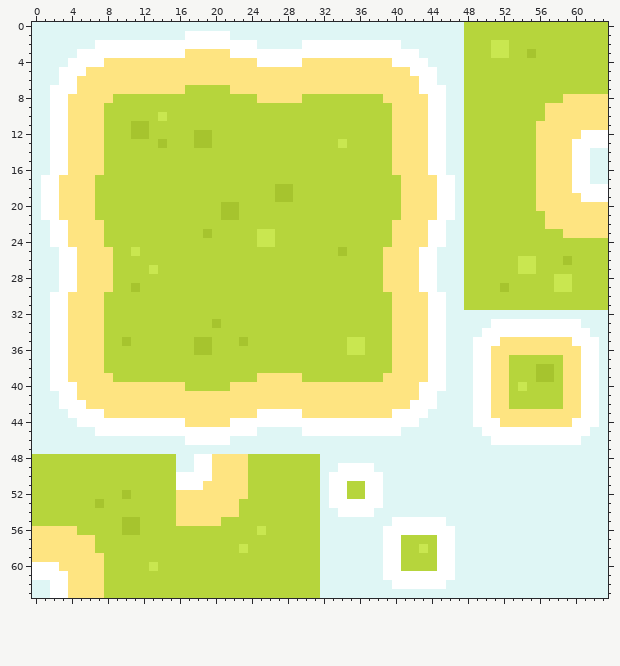
One commit to this pixel-art file: Wfc Cpp/Wfc Cpp/Assets/Images/tilemap.ase. Above: the version before the commit.
64x64 pixels, 1 frame.
After the commit:
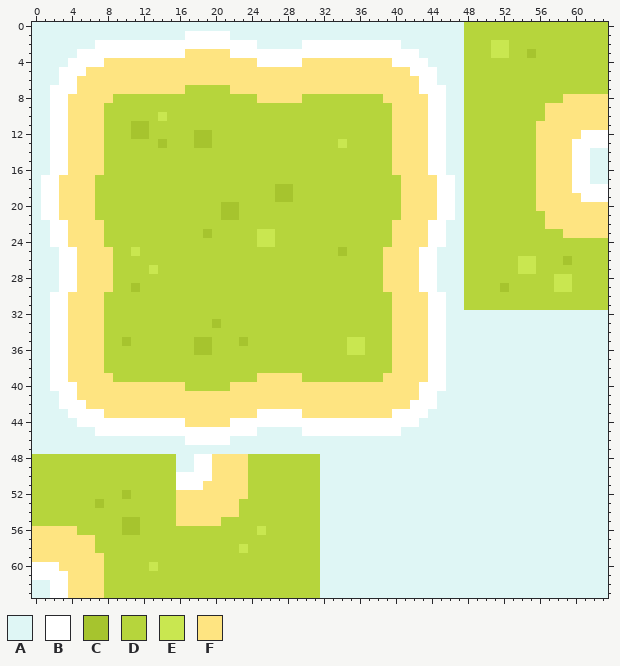
Palette (. is transparent): A #dff6f5  B #ffffff  C #a6c42e  D #b6d53c  E #c9e750  F #fee481
Difference:
y 33: x 51..60 BBBBBBBBBB -> AAAAAAAAAA
y 34: x 50..61 BBBBBBBBBBBB -> AAAAAAAAAAAA
y 35: x 49..62 BBBFFFFFFFFBBB -> AAAAAAAAAAAAAA
y 36: x 49..62 BBFFFFFFFFFFBB -> AAAAAAAAAAAAAA
y 37: x 49..62 BBFFDDDDDDFFBB -> AAAAAAAAAAAAAA
y 38..39: x 49..62 BBFFDDDCCDFFBB -> AAAAAAAAAAAAAA
y 40: x 49..62 BBFFDEDDDDFFBB -> AAAAAAAAAAAAAA
y 41..42: x 49..62 BBFFDDDDDDFFBB -> AAAAAAAAAAAAAA
y 43: x 49..62 BBFFFFFFFFFFBB -> AAAAAAAAAAAAAA
y 44: x 49..62 BBBFFFFFFFFBBB -> AAAAAAAAAAAAAA
y 45: x 50..61 BBBBBBBBBBBB -> AAAAAAAAAAAA
y 46: x 51..60 BBBBBBBBBB -> AAAAAAAAAA
y 49: x 34..37 BBBB -> AAAA
y 50: x 33..38 BBBBBB -> AAAAAA
y 51..52: x 33..38 BBDDBB -> AAAAAA
y 53: x 33..38 BBBBBB -> AAAAAA
y 54: x 34..37 BBBB -> AAAA
y 55: x 40..45 BBBBBB -> AAAAAA
y 56: x 39..46 BBBBBBBB -> AAAAAAAA
y 57: x 39..46 BBDDDDBB -> AAAAAAAA
y 58: x 39..46 BBDDEDBB -> AAAAAAAA
y 59..60: x 39..46 BBDDDDBB -> AAAAAAAA
y 61: x 39..46 BBBBBBBB -> AAAAAAAA
y 62: x 40..45 BBBBBB -> AAAAAA
